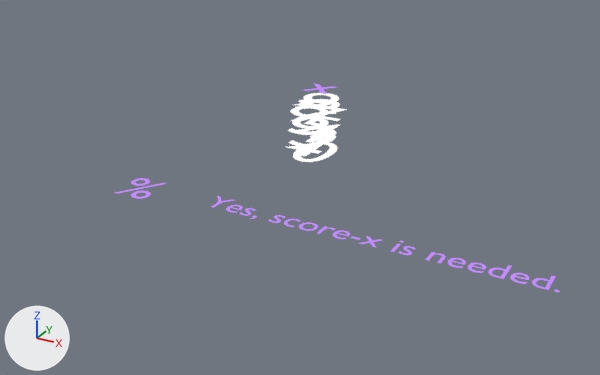
One commit to the Blender file rendermarker.numbers_score.blend: the scene before it, then after it.
Before and after are seen from a 50 mm lens placed at (4.22, -5.01, 3.52), pointed at (0.96, 0.92, 0.56). Arrows for +X, +Y and +Z are at lower left; the lights stay in place. Text is drawn in Blender's own font.

Objects in the first picture: 'Text', 'Text.001', 'Text.039', 'Text.040', 'Text.041', 'Text.042', 'Text.043', 'Text.044', 'Text.045', 'Text.049', 'Text.055', 'Text.056', 'Text.075'.
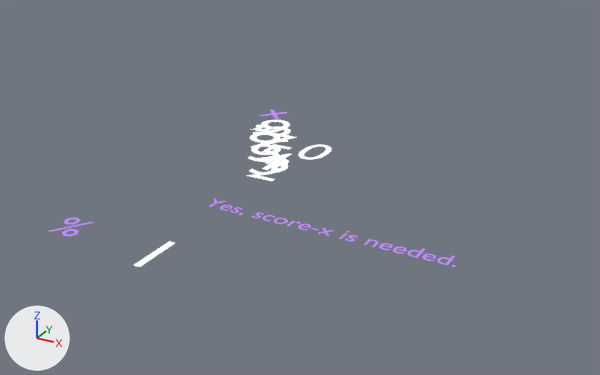
Boxes [x1, y1, x2, y2] around the edits, measured in the pictures (600 x 375 px):
'Text', rescaled (29% narrower, 28% shorter)
    before: [211, 196, 560, 292]
    after: [209, 198, 455, 267]
'Text.056', moved, rescaled (16% narrower, 12% shorter)
    before: [295, 93, 339, 109]
    after: [253, 120, 290, 134]
'Text.055', moved, rescaled (18% narrower)
    before: [290, 99, 340, 117]
    after: [250, 126, 291, 143]
'Text.001', moved, rescaled (15% narrower, 14% shorter)
    before: [115, 178, 167, 199]
    after: [50, 218, 94, 236]
'Text.039', rescaled (22% narrower, 19% shorter)
    before: [293, 142, 337, 162]
    after: [298, 144, 332, 160]
'Text.044', moved, rescaled (19% narrower)
    before: [287, 116, 340, 135]
    after: [248, 144, 291, 162]
'Text.043', moved, rescaled (20% narrower, 15% shorter)
    before: [297, 124, 340, 143]
    after: [258, 154, 292, 170]
'Text.045', moved, rescaled (16% narrower, 11% shorter)
    before: [292, 112, 336, 129]
    after: [251, 140, 288, 155]
'Text.042', moved, rescaled (15% narrower)
    before: [289, 130, 336, 147]
    after: [249, 159, 289, 175]
'Text.040', moved, rescaled
    before: [299, 138, 326, 156]
    after: [134, 241, 175, 267]
'Text.041', moved, rescaled (16% narrower, 17% shorter)
    before: [286, 131, 336, 154]
    after: [246, 162, 288, 181]
'Text.049', moved, rescaled (19% narrower, 11% shorter)
    before: [291, 104, 347, 122]
    after: [251, 133, 296, 149]
'Text.075', moved, rescaled (12% narrower, 9% shorter)
    before: [305, 84, 336, 94]
    after: [260, 110, 287, 119]
'Text.074', moved, rescaled
    before: [295, 100, 309, 105]
    after: [250, 125, 264, 130]

The change in detail:
Object 'Text' (ob_text) is rescaled from (1.0, 1.0, 1.0) to (0.748, 0.748, 0.748).
Object 'Text.001' (ob_text_001) moves from (-0.001, -0.258, 0.734) to (-0.001, -1.038, 0.734).
Object 'Text.001' (ob_text_001) is rescaled from (0.521, 0.521, 0.521) to (0.39, 0.39, 0.39).
Object 'Text.039' (ob_text_039) is rescaled from (1.0, 1.0, 1.0) to (0.748, 0.748, 0.748).
Object 'Text.040' (ob_text_040) moves from (0.0, 3.0, 0.064) to (0.0, 0.0, 0.064).
Object 'Text.040' (ob_text_040) is rescaled from (1.0, 1.0, 1.0) to (0.748, 0.748, 0.748).
Object 'Text.041' (ob_text_041) moves from (0.0, 3.0, 0.129) to (0.0, 2.0, 0.129).
Object 'Text.041' (ob_text_041) is rescaled from (1.0, 1.0, 1.0) to (0.748, 0.748, 0.748).
Object 'Text.042' (ob_text_042) moves from (0.0, 3.0, 0.179) to (0.0, 2.0, 0.179).
Object 'Text.042' (ob_text_042) is rescaled from (1.0, 1.0, 1.0) to (0.748, 0.748, 0.748).
Object 'Text.043' (ob_text_043) moves from (0.0, 3.0, 0.247) to (0.0, 2.0, 0.247).
Object 'Text.043' (ob_text_043) is rescaled from (1.0, 1.0, 1.0) to (0.748, 0.748, 0.748).
Object 'Text.044' (ob_text_044) moves from (0.0, 3.0, 0.323) to (0.0, 2.0, 0.323).
Object 'Text.044' (ob_text_044) is rescaled from (1.0, 1.0, 1.0) to (0.748, 0.748, 0.748).
Object 'Text.045' (ob_text_045) moves from (0.0, 3.0, 0.403) to (0.0, 2.0, 0.403).
Object 'Text.045' (ob_text_045) is rescaled from (1.0, 1.0, 1.0) to (0.748, 0.748, 0.748).
Object 'Text.049' (ob_text_049) moves from (0.0, 3.0, 0.454) to (0.0, 2.0, 0.454).
Object 'Text.049' (ob_text_049) is rescaled from (1.0, 1.0, 1.0) to (0.748, 0.748, 0.748).
Object 'Text.055' (ob_text_055) moves from (0.0, 3.0, 0.535) to (0.0, 2.0, 0.535).
Object 'Text.055' (ob_text_055) is rescaled from (1.0, 1.0, 1.0) to (0.748, 0.748, 0.748).
Object 'Text.056' (ob_text_056) moves from (0.0, 3.0, 0.611) to (0.0, 2.0, 0.611).
Object 'Text.056' (ob_text_056) is rescaled from (1.0, 1.0, 1.0) to (0.748, 0.748, 0.748).
Object 'Text.074' (ob_text_074) moves from (0.0, 3.0, 0.691) to (0.0, 2.0, 0.691).
Object 'Text.074' (ob_text_074) is rescaled from (1.0, 1.0, 1.0) to (0.748, 0.748, 0.748).
Object 'Text.075' (ob_text_075) moves from (0.0, 3.0, 0.734) to (0.0, 2.0, 0.734).
Object 'Text.075' (ob_text_075) is rescaled from (0.664, 0.664, 0.664) to (0.497, 0.497, 0.497).
